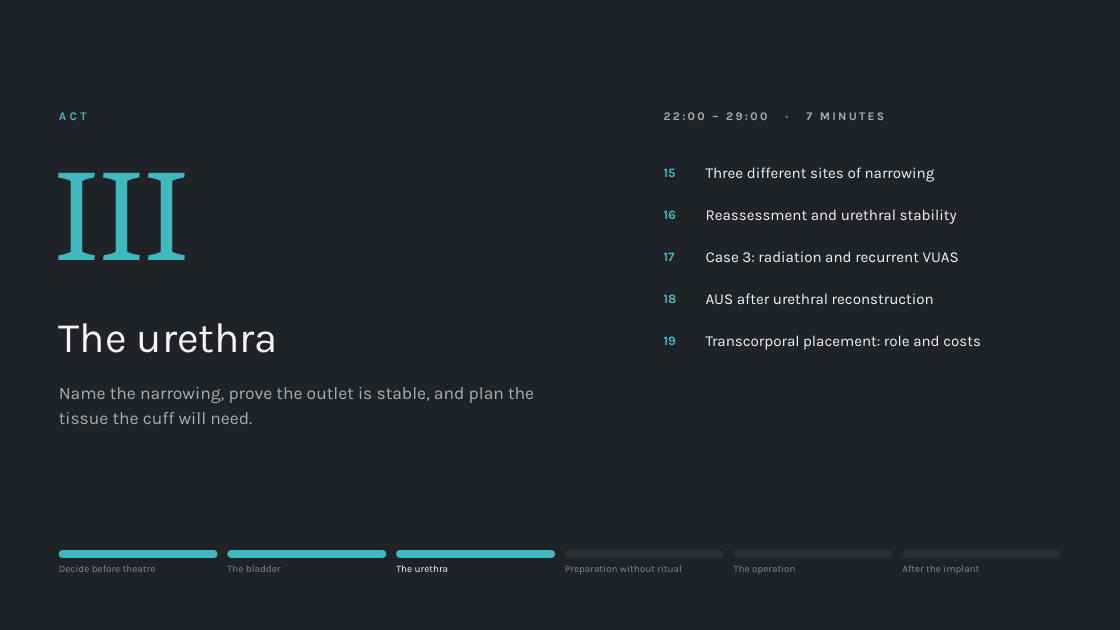
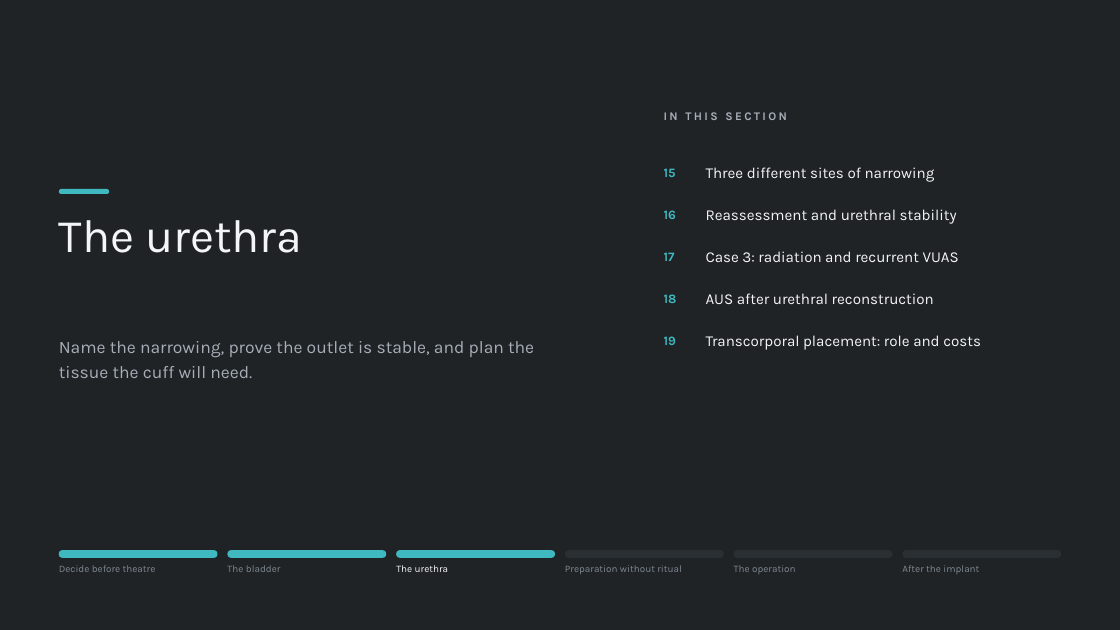
Before and after one commit to nityjr-ctrl/aus-presentation, a slide deck: slide 18 of presentation/AUS-teaching-deck.pptx. Drawn at 1120x630 pixels with LibreOffice and Linux fonts; fonts in the diff are those of the drawing. Boxes give left, top, right and bottom in pixels: in the first picture for what was removed or moved away, otherwise in the second. Text is boxed around its words. In the diff, an @@ line names an element or a change of style, - is before the commit and + after.

```diff
--- a/presentation/AUS-teaching-deck.pptx
+++ b/presentation/AUS-teaching-deck.pptx
@@ text removed at bbox=[59, 112, 87, 120] @@
-ACT
@@ text at bbox=[664, 112, 787, 120]: text changed @@
-22:00 – 29:00 · 7 MINUTES
+IN THIS SECTION
@@ text removed at bbox=[55, 173, 189, 260] @@
-III
@@ text "The urethra": place and size @@
-text "The urethra" at bbox=[59, 323, 278, 353]
+text "The urethra" at bbox=[59, 220, 302, 253]
@@ text "The urethra" at bbox=[59, 220, 302, 253]: size 36 to 40 pt; vertical alignment middle to top @@
@@ rounded rectangle added at bbox=[59, 189, 109, 194], fill #3FB8BF @@
@@ text "Name the narrowing, prove the ...": place and size @@
-text "Name the narrowing, prove the ..." at bbox=[59, 387, 534, 424]
+text "Name the narrowing, prove the ..." at bbox=[59, 341, 534, 378]
```
Also in this commit, not shown: 50 other slides changed, 10 other files.
